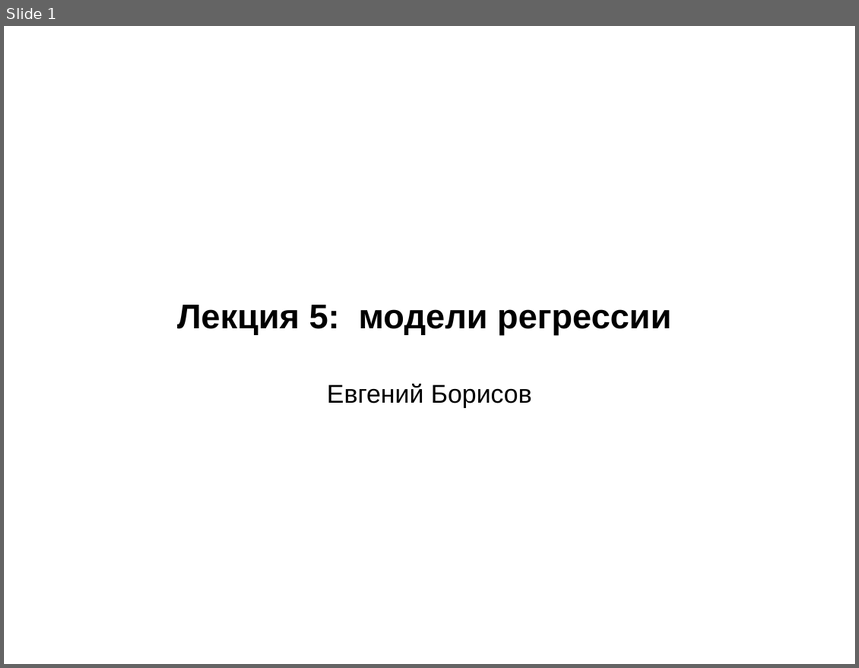
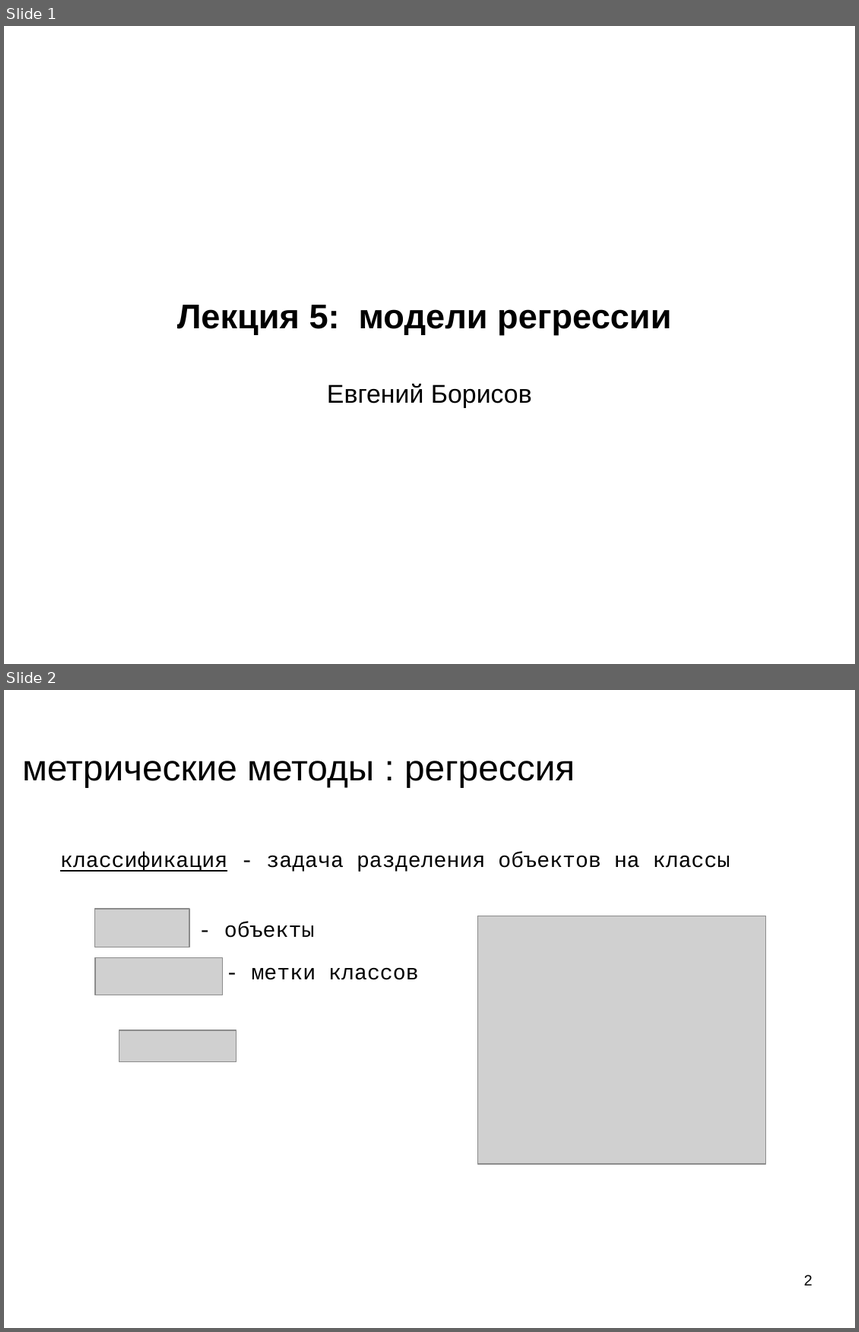
Before and after one commit to mechanoid5/ml_lectorium_legacy, a slide deck: 05-regression-metric.odp. Shown one above the other, each under a label of ours: slide 1 before the commit, slides 1 and 2 after it. The pictures are 859x668 and 859x1332 pixels, drawn with LibreOffice and Linux fonts; fonts in the diff are those of the drawing; grey boxes stand for pictures; background and template pictures are left out. Boxes give left, top, right and bottom in pixels: in the first picture for what was removed or moved away, otherwise in the second. Text is boxed around its words. In the diff, an @@ line names an element or a change of style, - is before the commit and + after.

```diff
--- a/05-regression-metric.odp
+++ b/05-regression-metric.odp
@@ slide 2 added at [4,690,855,1328], background picture (left out) @@
@@ title added at [22,761,575,788], 33.9 pt, text #000000 @@
+метрические методы : регрессия
@@ text added at [60,852,731,872], 20 pt, text #000000 @@
+классификация - задача разделения объектов на классы
@@ picture added at [95,909,189,947] @@
@@ picture added at [478,916,766,1165] @@
@@ subtitle added at [224,922,315,938], 20 pt, text #000000 @@
+- объекты
@@ picture added at [95,958,223,995] @@
@@ text added at [252,967,419,980], 20 pt, text #000000 @@
+- метки классов
@@ picture added at [120,1030,237,1062] @@
@@ page number added at [804,1275,813,1286], 14 pt, text #000000 @@
+2
```
Also in this commit, not shown: 3 slides changed, 12 other slides added, 18 slides removed, 3 other files.
